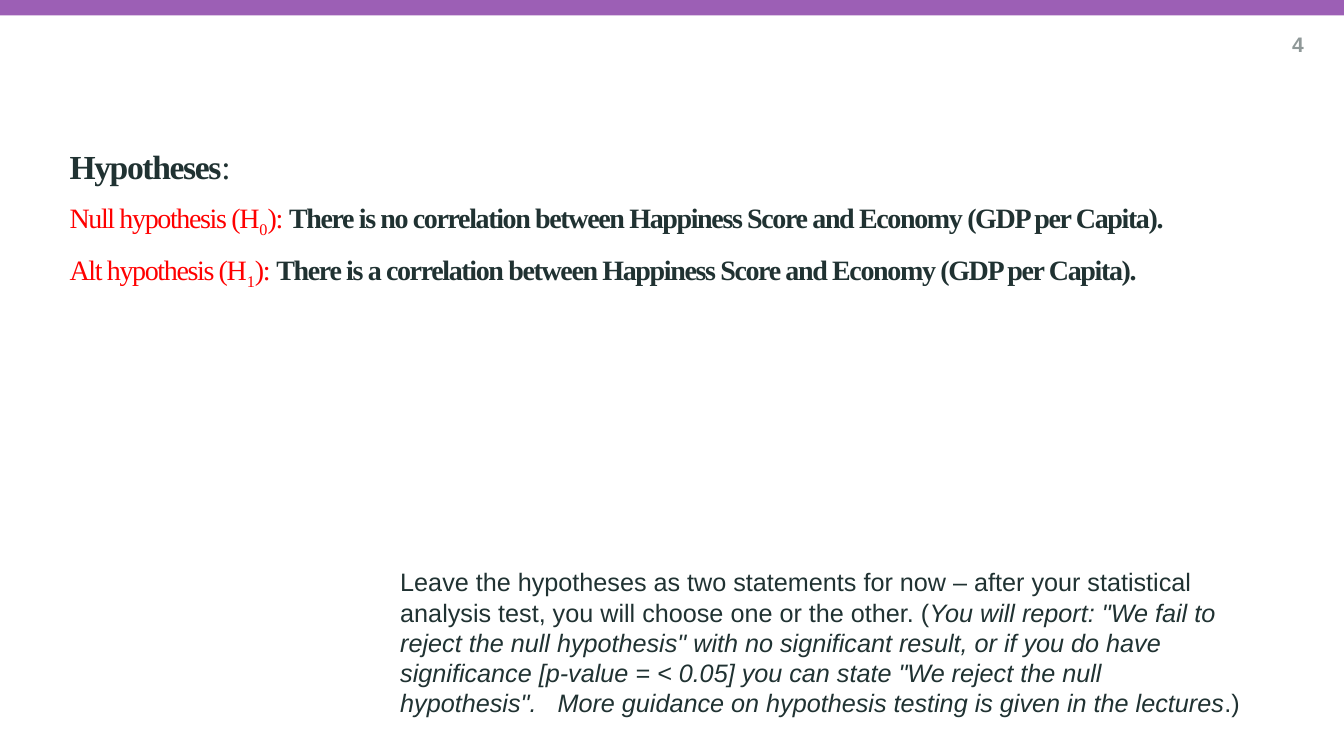
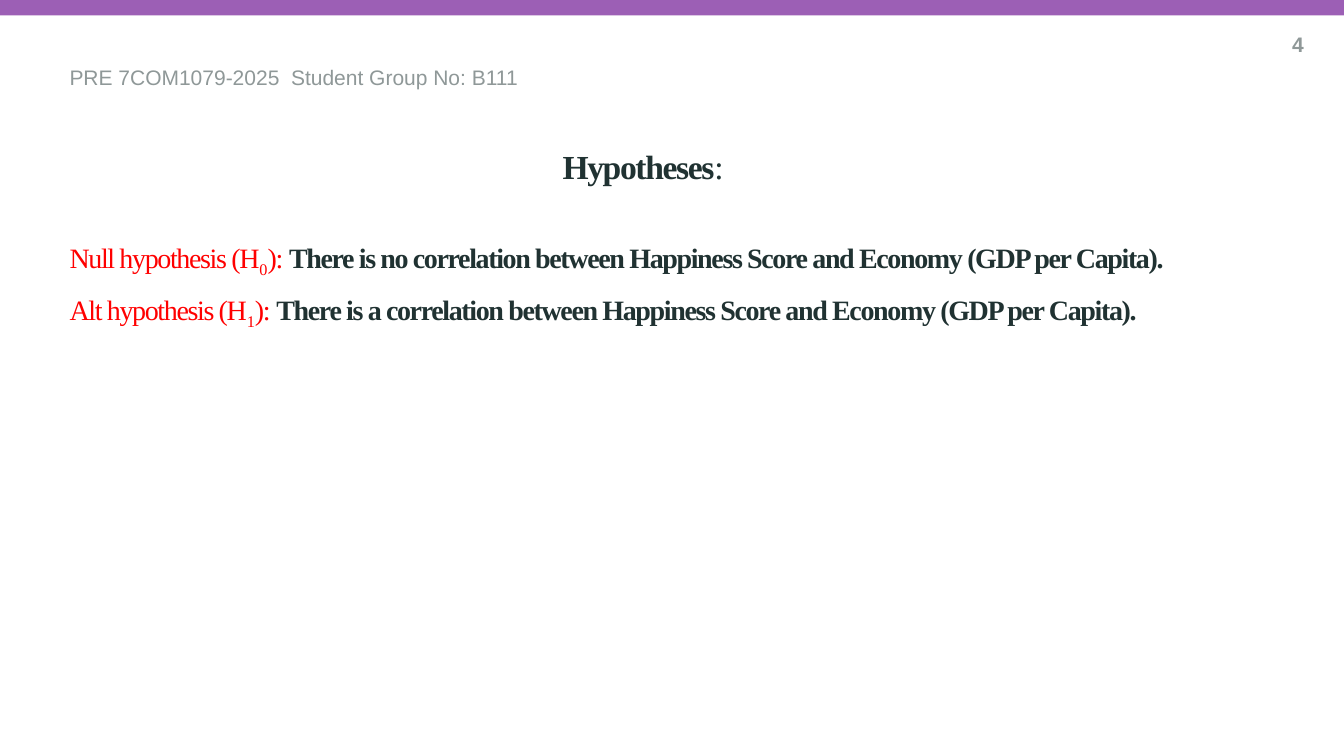
Before and after one commit to Soundarya-Halanuru-Rajan/B111-TeamReseearch, a slide deck: slide 5 of presentation.pptx. Drawn at 1344x756 pixels with LibreOffice and Linux fonts; fonts in the diff are those of the drawing; background and template pictures are left out. Boxes give left, top, right and bottom in pixels: in the first picture for what was removed or moved away, otherwise in the second. Text is boxed around its words. In the diff, an @@ line names an element or a change of style, - is before the commit and + after.

Commit message:
Reviewd and updated PPT Document, Added My Student ID, Removed few elements given in Template(Meant for guidance), did some size formatting and deleted repetative information

```diff
--- a/presentation.pptx
+++ b/presentation.pptx
@@ text added at box(70, 70, 518, 89), 15 pt, text #8F9898 @@
+PRE 7COM1079-2025 Student Group No: B111
@@ subtitle at box(563, 155, 724, 186): alignment left to centre @@
@@ text removed at box(400, 572, 1240, 718) @@
-Leave the hypotheses as two statements for now – after your statistical analysis test, you will choose one or the other. (You will report: "We fail to reject the null hypothesis" with no significant result, or if you do have significance [p-value = < 0.05] you can state "We reject the null hypothesis". More guidance on hypothesis testing is given in the lectures.)
```
Also in this commit, not shown: 6 other slides changed.
